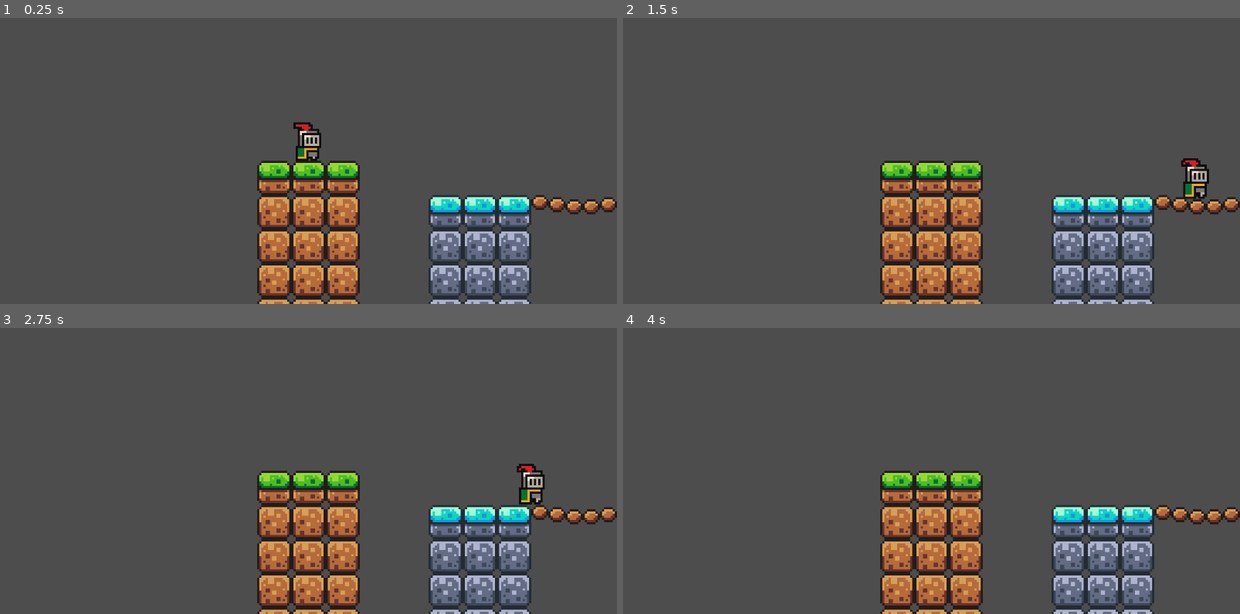
Above: before the commit, frames 1-4 (two rows, left to right).
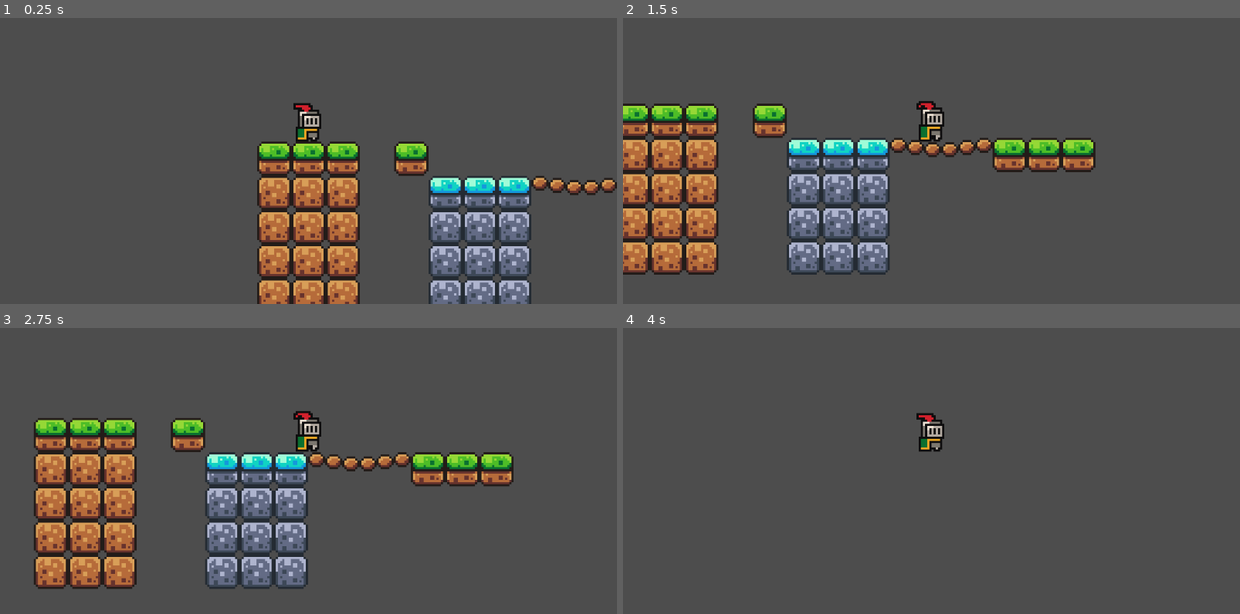
Above: after the commit, the same moments.

Repository: MechanicalMan21/Godot-Knight-Game
Game: Godot game, scene res://scenes/game.tscn
Same seed, same stepped clock (60 frames per second), same inputs: the game is played once before the commit and once after it.
Inputs:
- Up to frame 1 (0.25 s): no input
- Up to frame 2 (1.5 s): tap Enter (ui_accept) at 0.5, 0.77 s; hold Right (ui_right) from 0.53 s (still down)
- Up to frame 3 (2.75 s): tap Enter (ui_accept) at 1.52 s; release Right (ui_right) at 2.03 s; hold Left (ui_left) from 2.03 s (still down)
- Up to frame 4 (4 s): release Left (ui_left) at 2.78 s; hold Right (ui_right) from 2.78 s (still down); tap Enter (ui_accept) at 3.02, 3.77 s

The runs differ from the first frame. In frame 1, 16% of the frame differs, in the area x 41-100%, y 29-100%; in frame 2, 33%, in the area x 0-100%, y 29-100%; in frame 3, 31%; in frame 4, 14%.

Commit message:
Camera follow player

Diff:
--- a/new-game-project/scenes/game.tscn
+++ b/new-game-project/scenes/game.tscn
@@ -155,12 +155,12 @@
 [node name="Player" parent="." unique_id=686177844 instance=ExtResource("1_uwrxv")]
 position = Vector2(1, 2)
 
-[node name="Camera2D" type="Camera2D" parent="." unique_id=1051461926]
-position = Vector2(1, -3)
+[node name="Camera2D" type="Camera2D" parent="Player" unique_id=1051461926]
+position = Vector2(0, -5)
 zoom = Vector2(4, 4)
 
 [node name="TileMap" type="TileMap" parent="." unique_id=2071523103]
 position = Vector2(-55, -21)
 tile_set = SubResource("TileSet_uwrxv")
 format = 2
-layer_0/tile_data = PackedInt32Array(131074, 0, 0, 131075, 0 …(640 unchanged characters)… 196621, 0, 0, 196622, 0, 0, 196623, 0, 0)
+layer_0/tile_data = PackedInt32Array(131074, 0, 0, 131075, 0 …(640 unchanged characters)… 196621, 0, 0, 196622, 0, 0, 196623, 0, 0, 131078, 0, 0)
